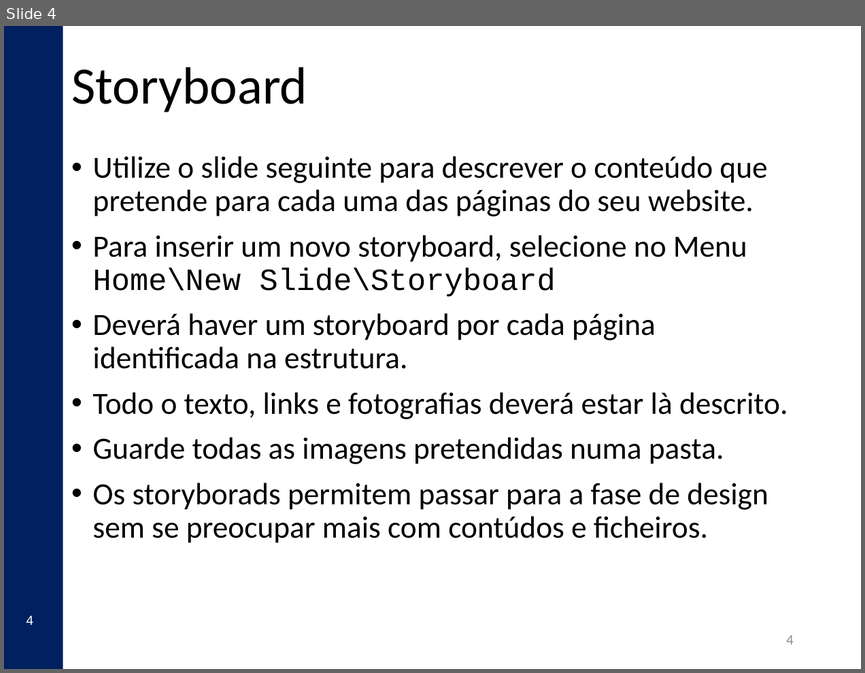
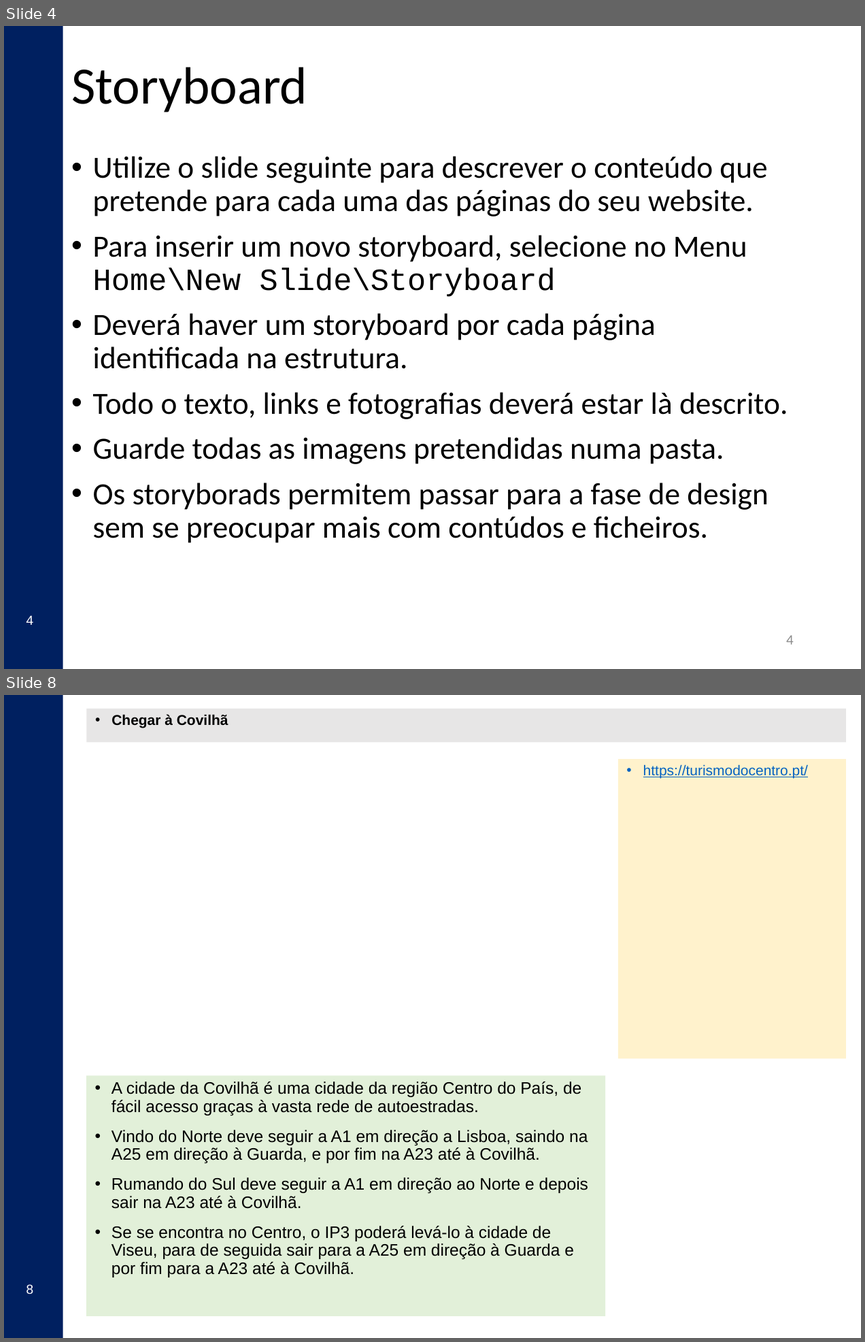
Before and after one commit to Gabulhas/CompWeb, a slide deck: UBI_CompWeb_2018_templates.pptx. Shown one above the other, each under a label of ours: slide 4 before the commit, slides 4 and 8 after it; the slides between them are not shown. The pictures are 865x673 and 865x1342 pixels, drawn with LibreOffice and Linux fonts; fonts in the diff are those of the drawing; background and template pictures are left out. Boxes give left, top, right and bottom in pixels: in the first picture for what was removed or moved away, otherwise in the second. Text is boxed around its words. In the diff, an @@ line names an element or a change of style, - is before the commit and + after.

```diff
--- a/UBI_CompWeb_2018_templates.pptx
+++ b/UBI_CompWeb_2018_templates.pptx
@@ slide 8 added at (x1=4, y1=695, x2=861, y2=1338), background #FFFFFF; not listed: 3 template elements that a slide beside it also shows @@
@@ text added at (x1=86, y1=709, x2=845, y2=742), fill #E7E6E6, 12 pt, text #000000, bold @@
+• Chegar à Covilhã
@@ text added at (x1=618, y1=759, x2=847, y2=1058), fill #FFF2CC, 12 pt, text #0563C1, underline @@
+• https://turismodocentro.pt/
@@ text added at (x1=86, y1=1075, x2=606, y2=1317), fill #E2F0D9, 14 pt, text #000000 @@
+• A cidade da Covilhã é uma cidade da região Centro do País, de fácil acesso graças à vasta rede de autoestradas.
+• Vindo do Norte deve seguir a A1 em direção a Lisboa, saindo na A25 em direção à Guarda, e por fim na A23 até à Covilhã.
+• Rumando do Sul deve seguir a A1 em direção ao Norte e depois sair na A23 até à Covilhã.
+• Se se encontra no Centro, o IP3 poderá levá-lo à cidade de Viseu, para de seguida sair para a A25 em direção à Guarda e por fim para a A23 até à Covilhã.
```
Also in this commit, not shown: 3 slides changed, 9 other slides added, 4 slides removed, 4 other files.
